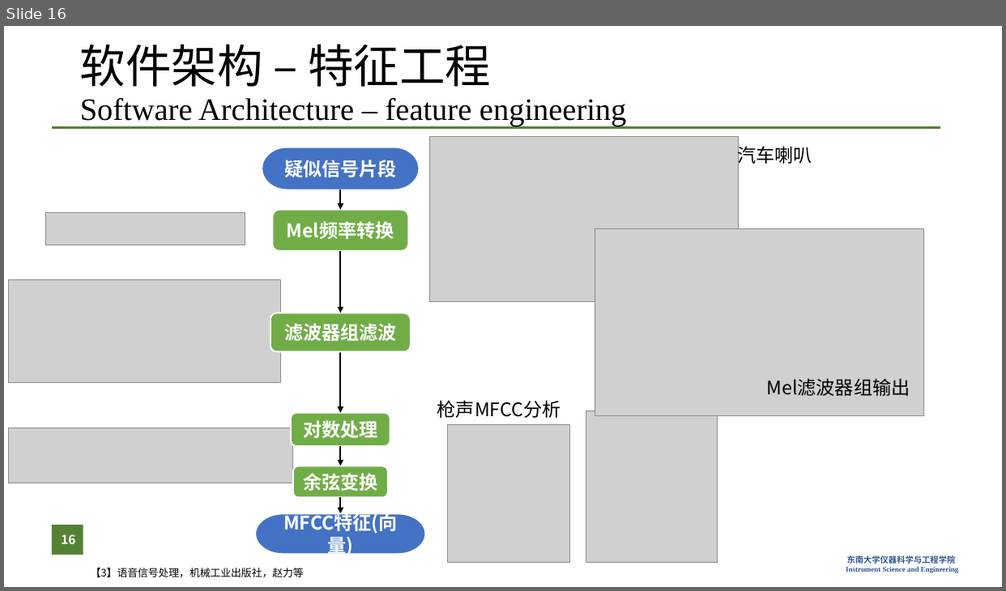
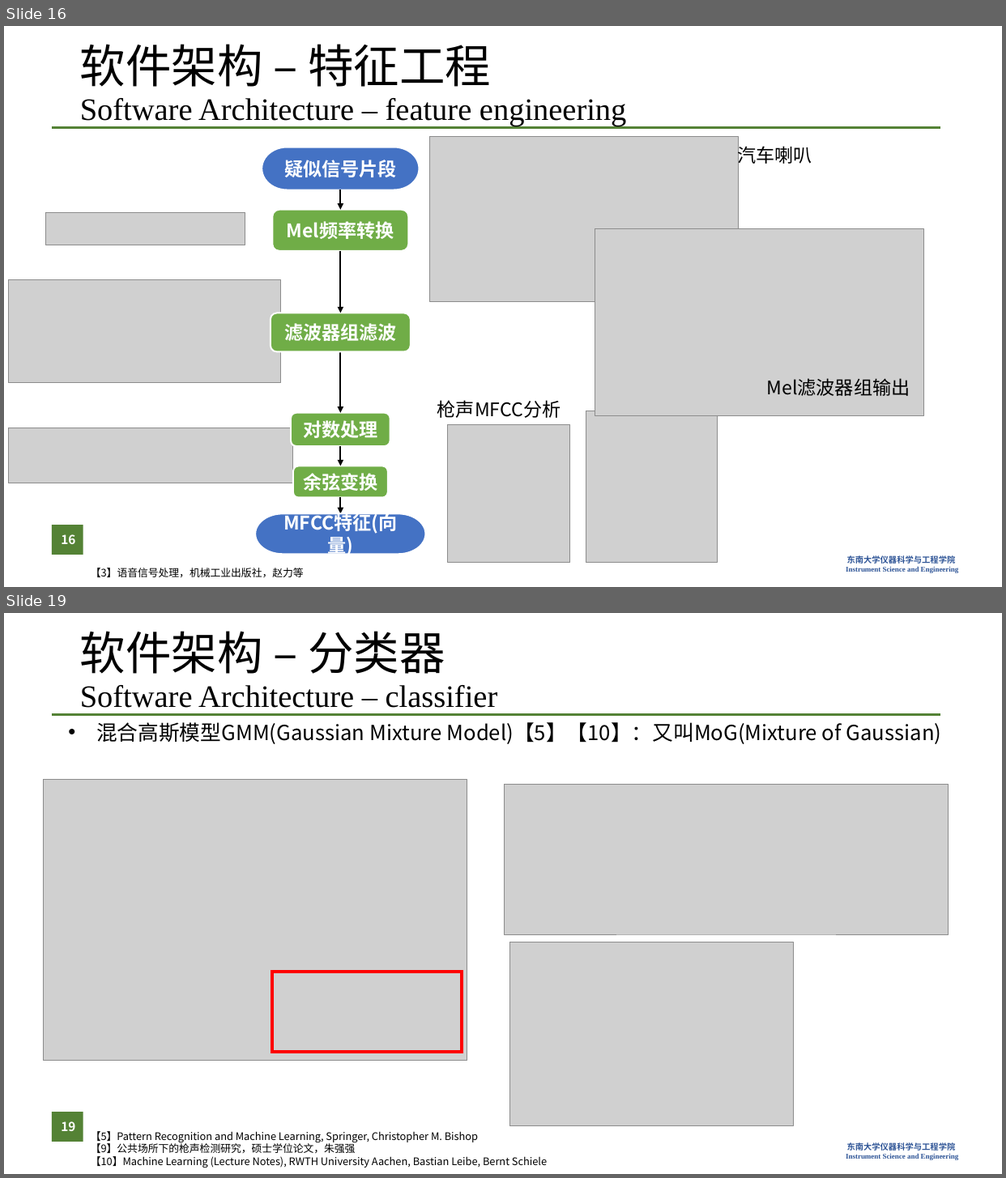
Before and after one commit to zzFon/Gun-Shot-Detection-and-Positioning_Matlab, a slide deck: Presentation.pptx. Shown one above the other, each under a label of ours: slide 16 before the commit, slides 16 and 19 after it; the slides between them are not shown. The pictures are 1006x591 and 1006x1178 pixels, drawn with LibreOffice and Linux fonts; fonts in the diff are those of the drawing; grey boxes stand for pictures; background and template pictures are left out. Boxes give left, top, right and bottom in pixels: in the first picture for what was removed or moved away, otherwise in the second. Text is boxed around its words. In the diff, an @@ line names an element or a change of style, - is before the commit and + after.

```diff
--- a/Presentation.pptx
+++ b/Presentation.pptx
@@ slide 19 added at (4,613,1002,1174), background #FFFFFF; not listed: 2 template elements that a slide beside it also shows @@
@@ title added at (80,631,498,708), 30 pt, text #000000 @@
+软件架构 – 分类器
+Software Architecture – classifier
@@ text added at (96,722,942,744), 20 pt, text #000000 @@
+• 混合高斯模型GMM(Gaussian Mixture Model)【5】【10】：又叫MoG(Mixture of Gaussian)
@@ picture added at (44,779,467,1060) @@
@@ picture added at (505,785,948,934) @@
@@ picture added at (510,943,794,1127) @@
@@ rectangle added at (272,972,462,1052), outline #FF0000 3 pt @@
@@ page number added at (52,1112,83,1142), fill #548235, 12 pt, text #FFFFFF, bold @@
+19
@@ text added at (91,1131,547,1168), 10 pt, text #000000 @@
+【5】Pattern Recognition and Machine Learning, Springer, Christopher M. Bishop
+【9】公共场所下的枪声检测研究，硕士学位论文，朱强强
+【10】Machine Learning (Lecture Notes), RWTH University Aachen, Bastian Leibe, Bernt Schiele
```
Also in this commit, not shown: 5 slides changed, 4 other slides added, 1 other file.
